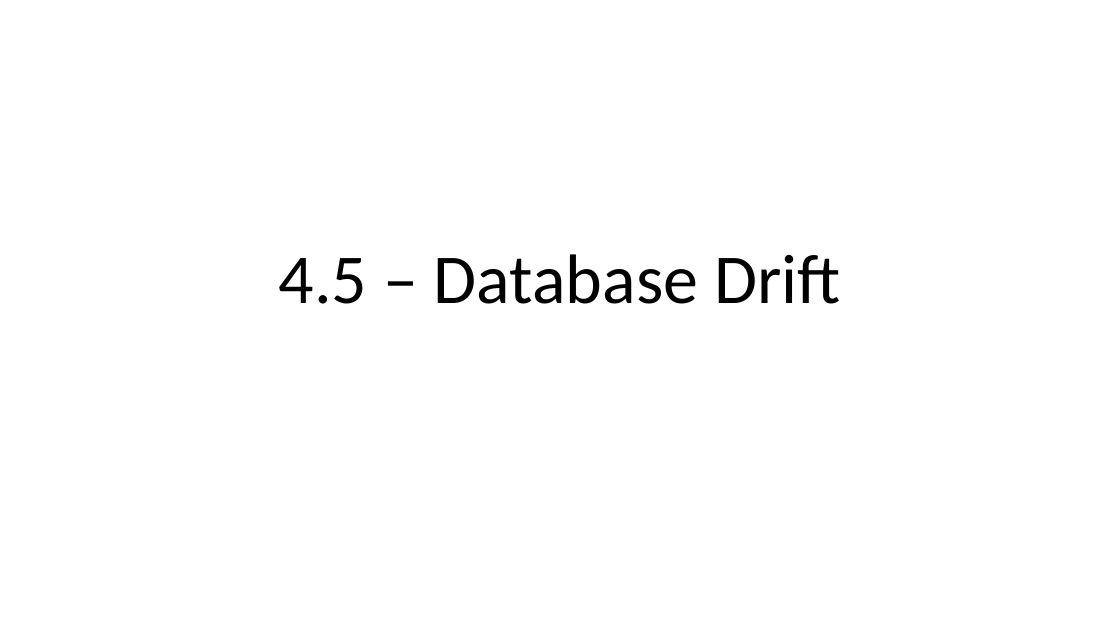
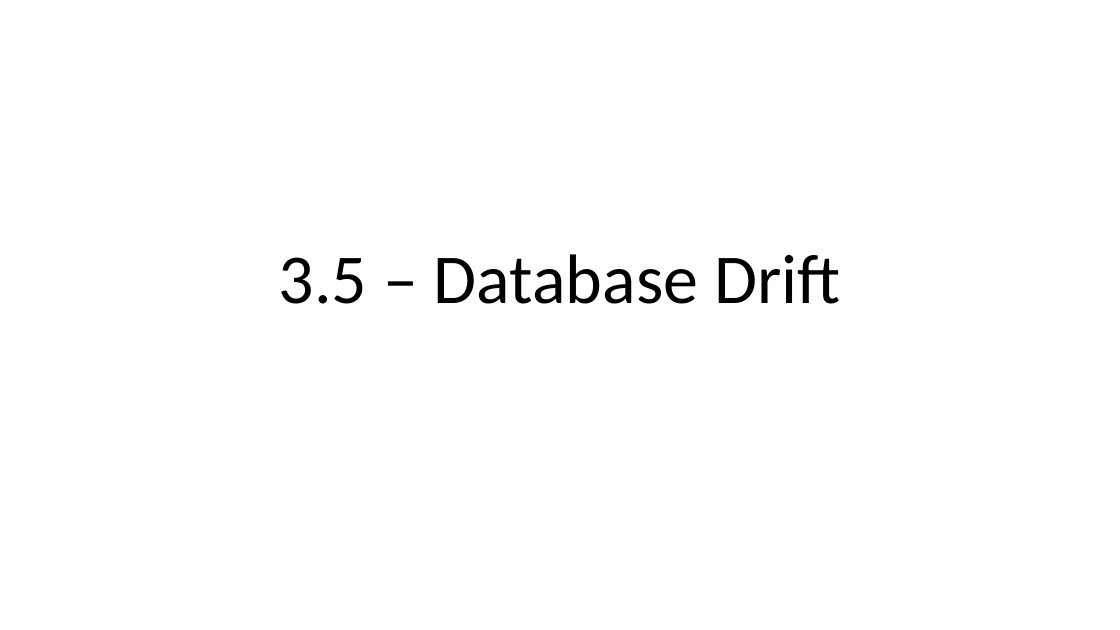
Before and after one commit to way0utwest/DatabaseDevOpsMS, a slide deck: slide 16 of Section 3 - Release Management/Section3-ReleaseManagement.pptx (slide 13 before the commit). Drawn at 1120x630 pixels with LibreOffice and Linux fonts; fonts in the diff are those of the drawing. Boxes give left, top, right and bottom in pixels: in the first picture for what was removed or moved away, otherwise in the second. Text is boxed around its words. In the diff, an @@ line names an element or a change of style, - is before the commit and + after.

```diff
--- a/Section 3 - Release Management/Section3-ReleaseManagement.pptx
+++ b/Section 3 - Release Management/Section3-ReleaseManagement.pptx
@@ title at (x1=279, y1=254, x2=841, y2=304): text changed @@
-4.5 – Database Drift
+3.5 – Database Drift
```
Also in this commit, not shown: 7 other slides changed, 12 slides added, 1 slide removed, 3 other files.
